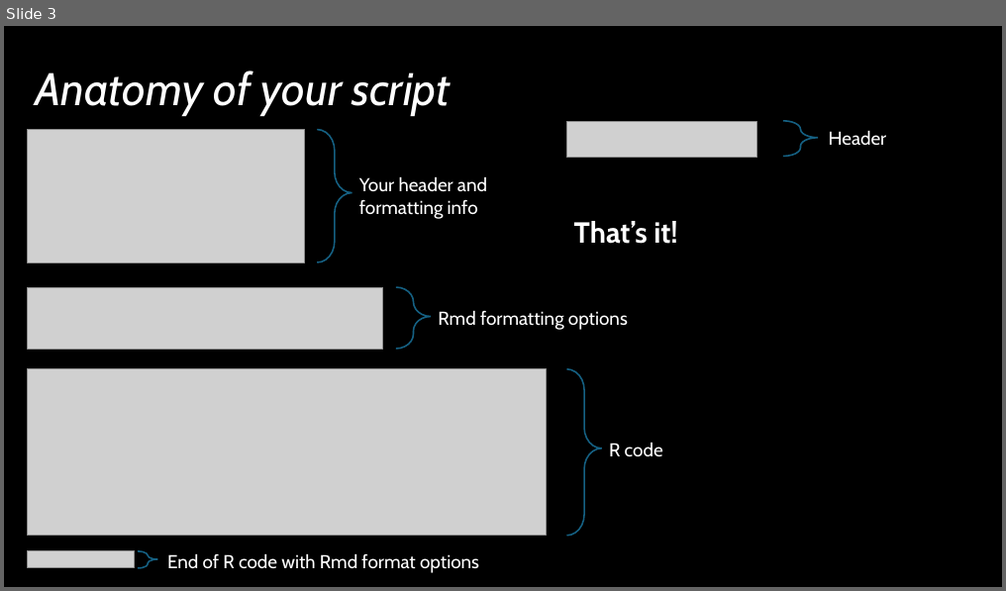
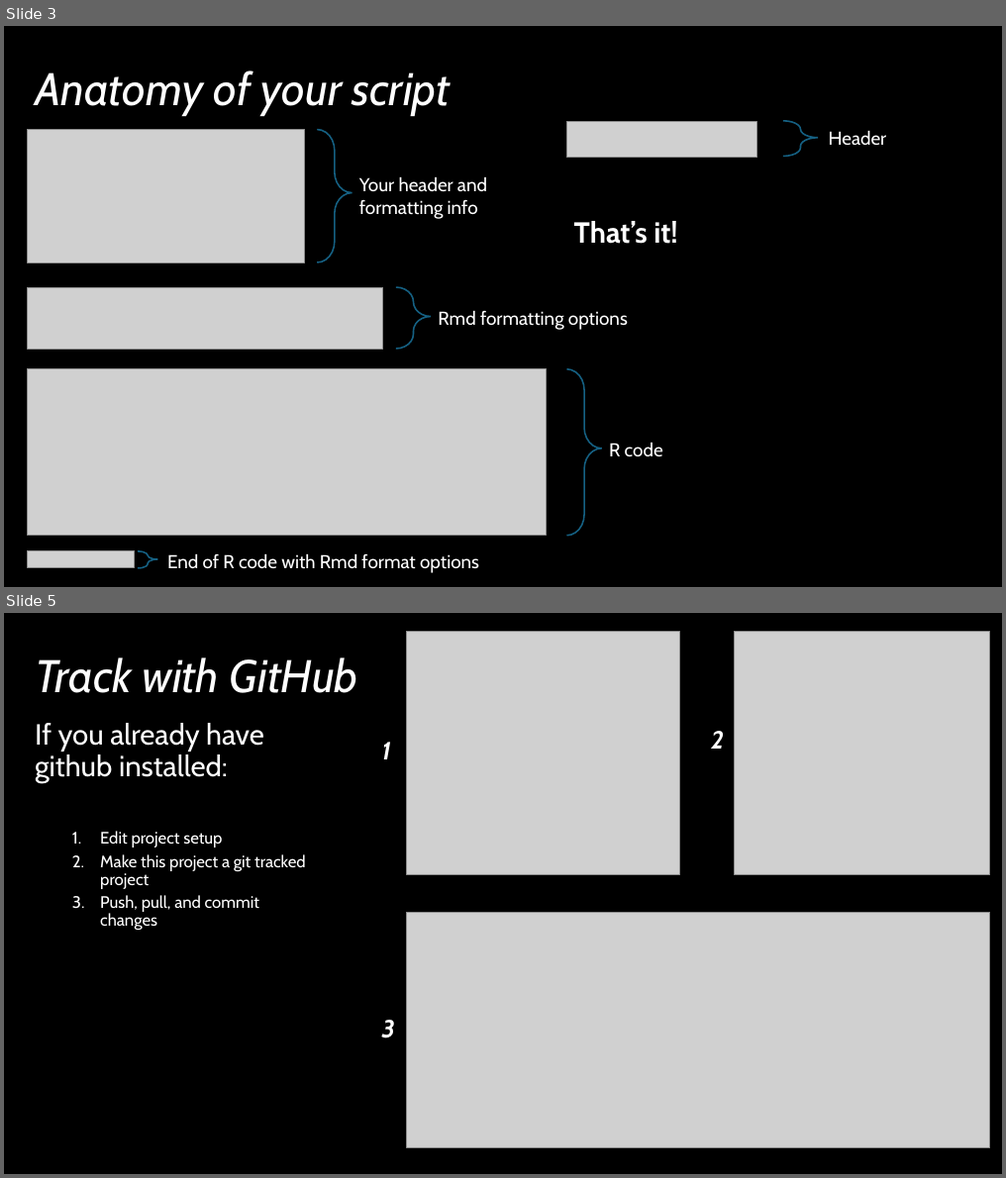
Before and after one commit to vpagowski/Lab_mtg_examples, a slide deck: Lab_mtg_Jun12.pptx. Shown one above the other, each under a label of ours: slide 3 before the commit, slides 3 and 5 after it; the slides between them are not shown. The pictures are 1006x591 and 1006x1178 pixels, drawn with LibreOffice and Linux fonts; fonts in the diff are those of the drawing; grey boxes stand for pictures. Boxes give left, top, right and bottom in pixels: in the first picture for what was removed or moved away, otherwise in the second. Text is boxed around its words. In the diff, an @@ line names an element or a change of style, - is before the commit and + after.

```diff
--- a/Lab_mtg_Jun12.pptx
+++ b/Lab_mtg_Jun12.pptx
@@ slide 5 added at (4,613,1002,1174), background #000000 @@
@@ picture added at (407,631,679,875) @@
@@ picture added at (735,631,990,875) @@
@@ title added at (35,658,358,693), 44 pt, text #FFFFFF, italic @@
+Track with GitHub
@@ text added at (35,723,306,930), 16 pt, text #FFFFFF @@
+If you already have github installed:
+  1. Edit project setup
+  2. Make this project a git tracked project
+  3. Push, pull, and commit changes
@@ text added at (711,731,724,749), 24 pt, text #FFFFFF, bold, italic @@
+2
@@ text added at (382,742,391,760), 24 pt, text #FFFFFF, bold, italic @@
+1
@@ picture added at (407,912,990,1149) @@
@@ text added at (382,1020,395,1039), 24 pt, text #FFFFFF, bold, italic @@
+3
```
Also in this commit, not shown: 2 other slides added, 1 slide removed.
